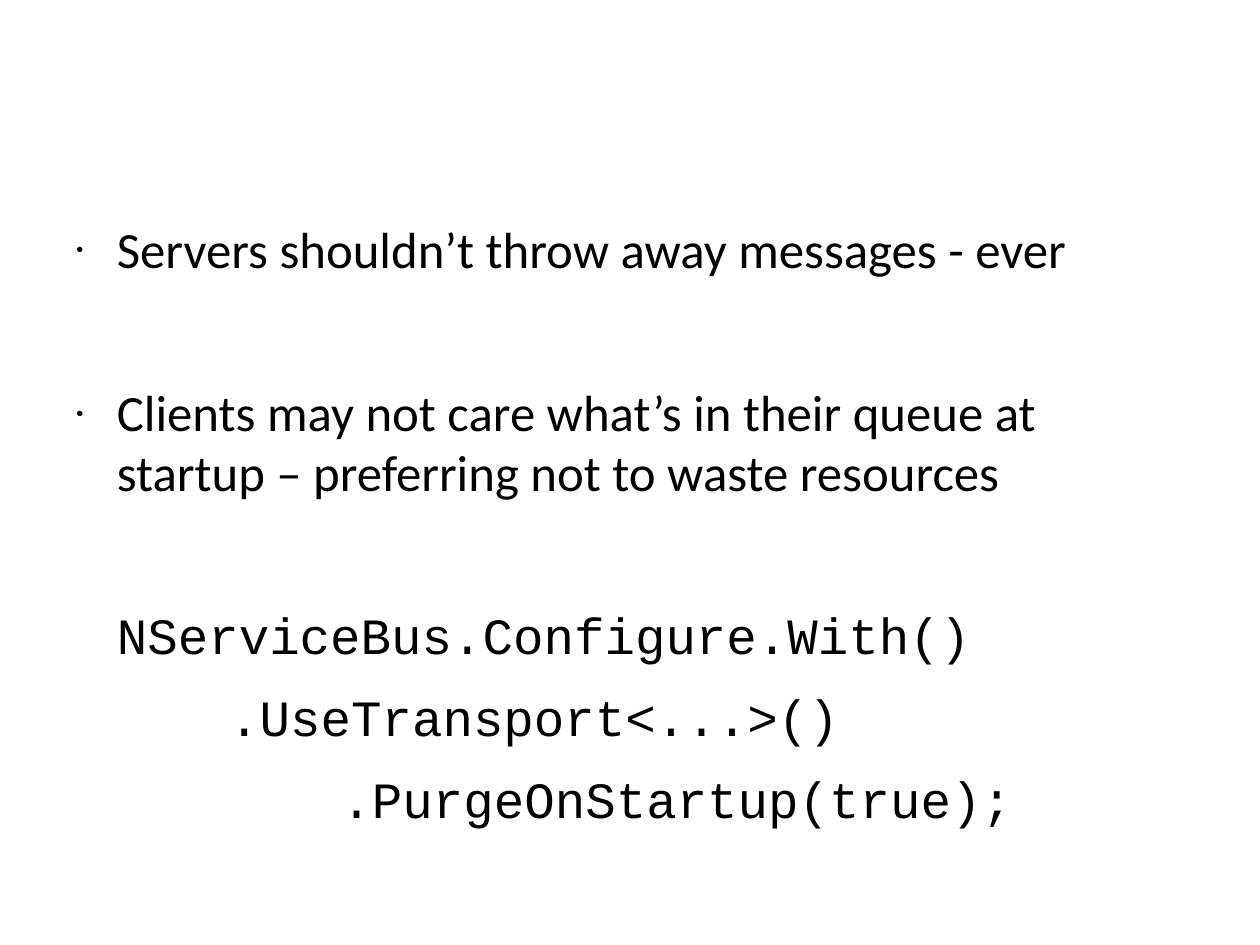
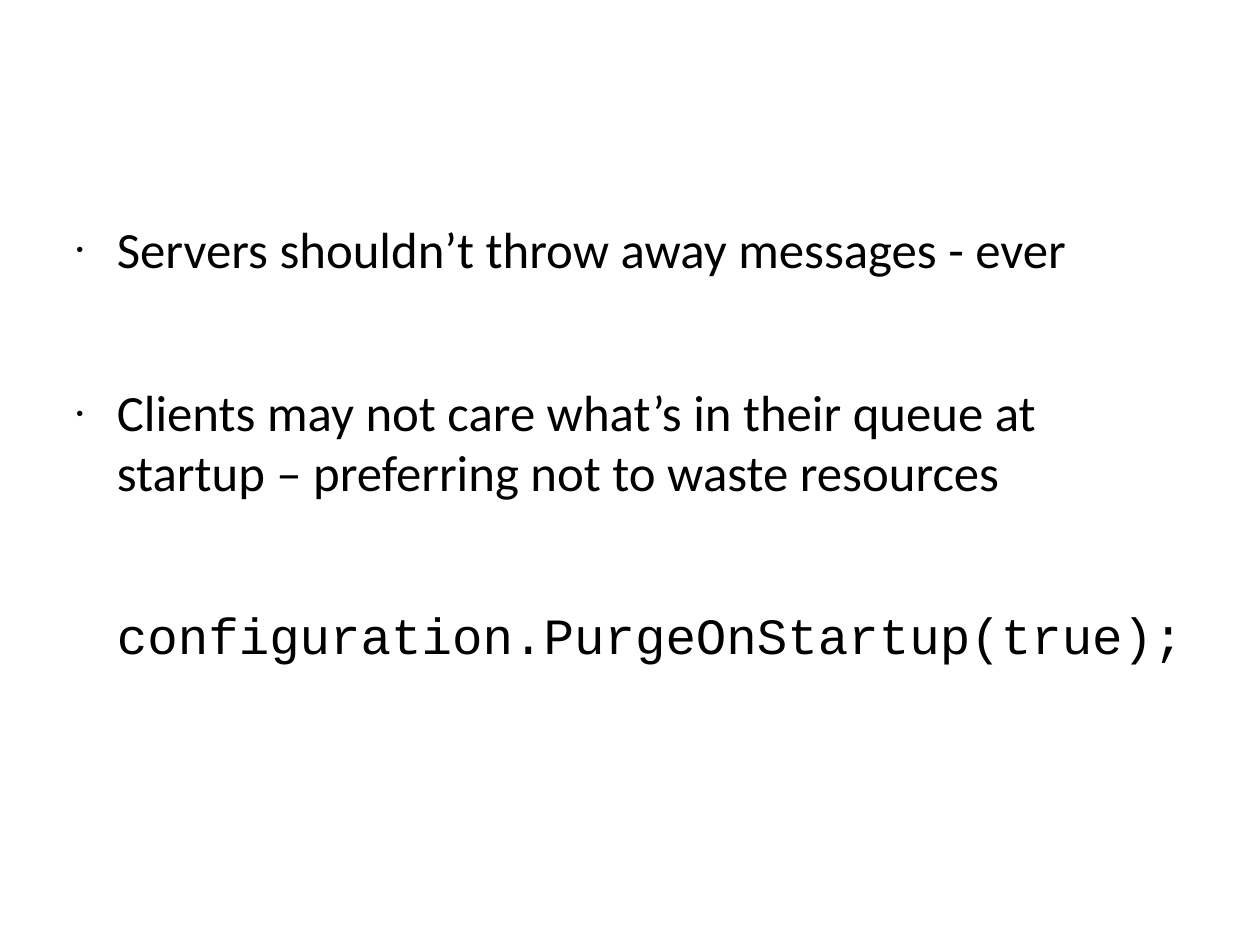
Before and after one commit to Particular/Course.Slides, a slide deck: slide 80 of EnterpriseDevelopmentWithNServiceBus.pptx. Drawn at 1260x945 pixels with LibreOffice and Linux fonts; fonts in the diff are those of the drawing; background and template pictures are left out. Boxes give left, top, right and bottom in pixels: in the first picture for what was removed or moved away, otherwise in the second. Text is boxed around its words. In the diff, an @@ line names an element or a change of style, - is before the commit and + after.

```diff
--- a/EnterpriseDevelopmentWithNServiceBus.pptx
+++ b/EnterpriseDevelopmentWithNServiceBus.pptx
@@ text at <box>117,617,1184,665</box>: text changed @@
-NServiceBus.Configure.With()
-.UseTransport<...>()
-.PurgeOnStartup(true);
+configuration.PurgeOnStartup(true);
```
Also in this commit, not shown: 8 other slides changed, 1 other file.
